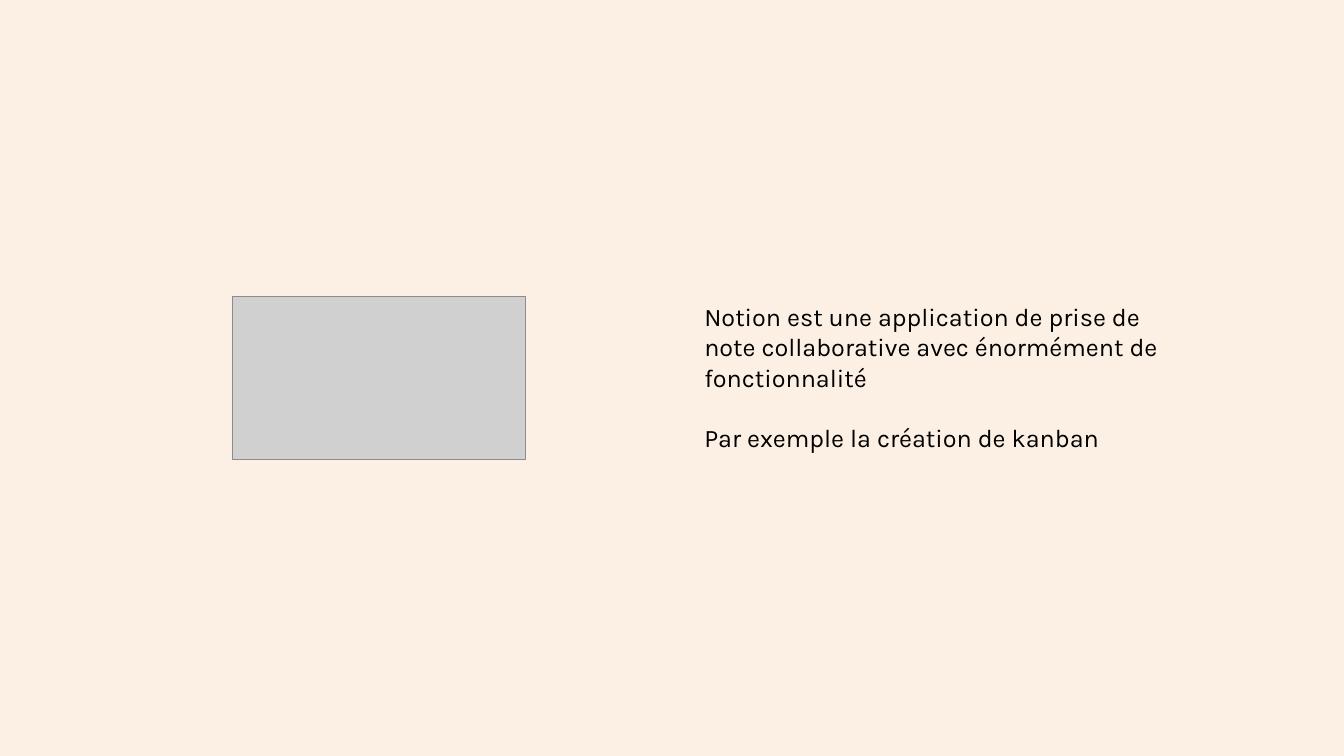
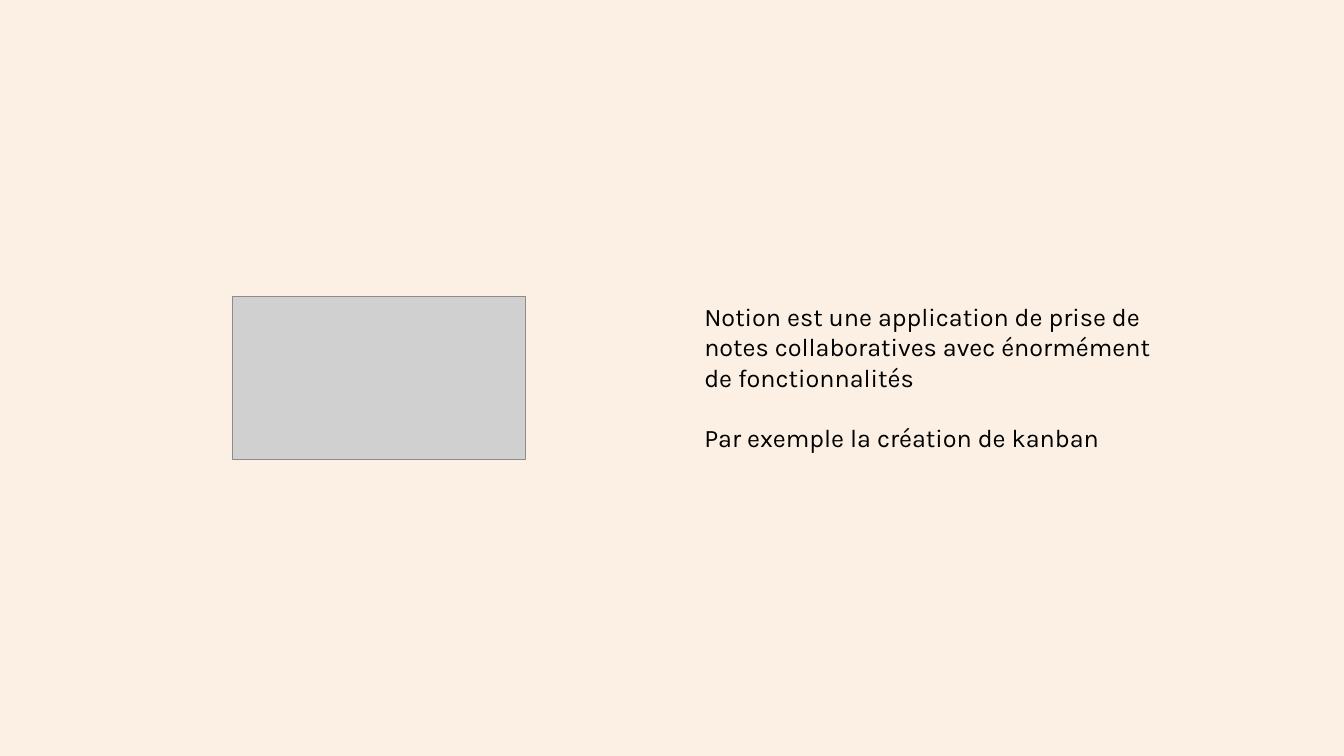
Before and after one commit to Arnaud-B-OC/oc-p4, a slide deck: slide 2 of Présentation - Kanban + Outil de gestion de projet.pptx. Drawn at 1344x756 pixels with LibreOffice and Linux fonts; fonts in the diff are those of the drawing; grey boxes stand for pictures. Boxes give left, top, right and bottom in pixels: in the first picture for what was removed or moved away, otherwise in the second. Text is boxed around its words. In the diff, an @@ line names an element or a change of style, - is before the commit and + after.

```diff
--- a/Présentation - Kanban + Outil de gestion de projet.pptx
+++ b/Présentation - Kanban + Outil de gestion de projet.pptx
@@ text at (704,308,1150,388): text changed @@
-Notion est une application de prise de note collaborative avec énormément de fonctionnalité
+Notion est une application de prise de notes collaboratives avec énormément de fonctionnalités
```
Also in this commit, not shown: 3 other slides changed.
